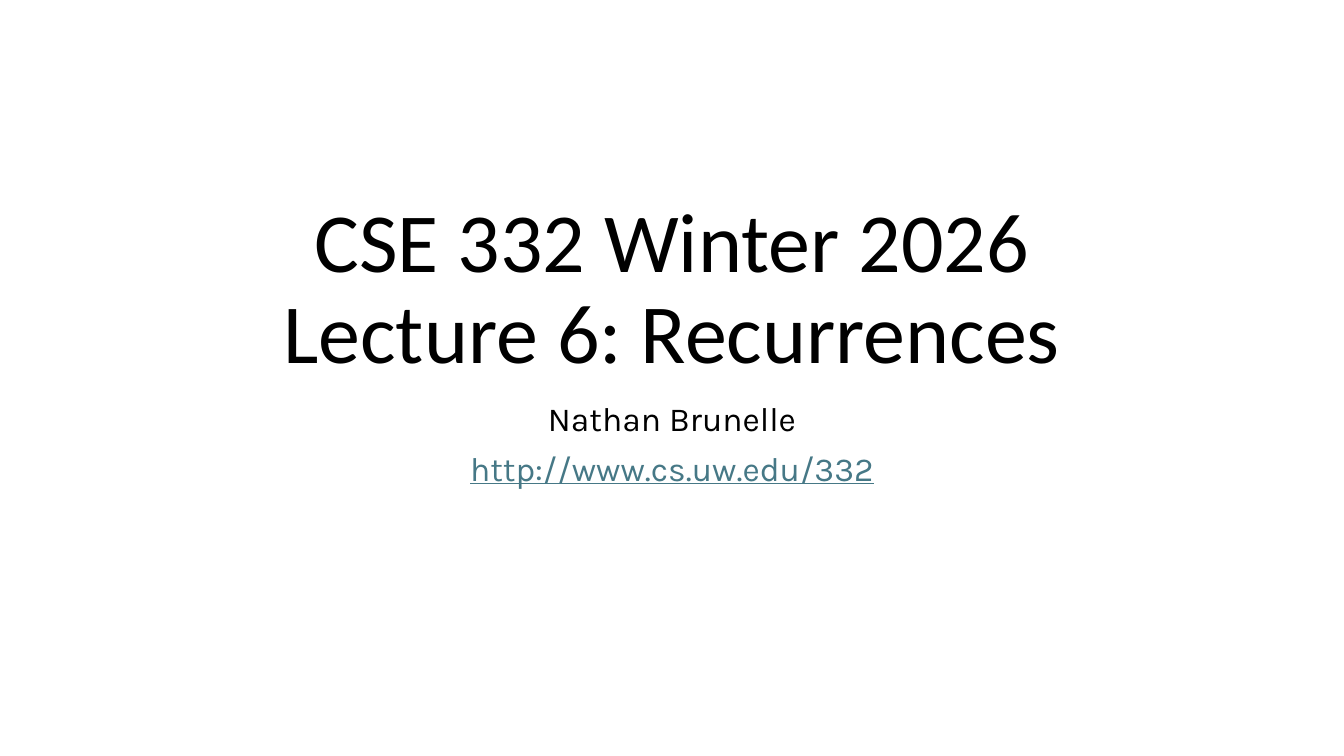
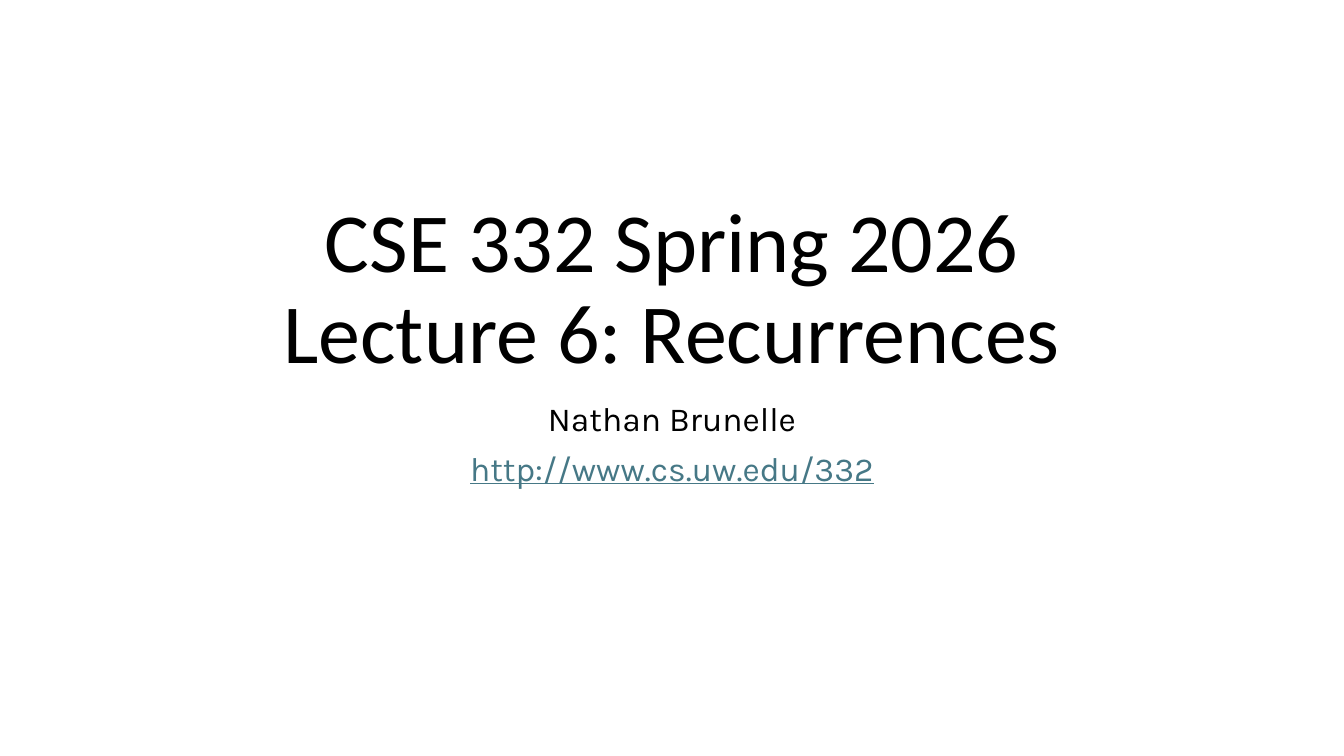
Before and after one commit to natebrunelle/cse332, a slide deck: slide 1 of demo_site/files/slides/lecture6_recurrences_inka.pptx. Drawn at 1344x756 pixels with LibreOffice and Linux fonts; fonts in the diff are those of the drawing. Boxes give left, top, right and bottom in pixels: in the first picture for what was removed or moved away, otherwise in the second. Text is boxed around its words. In the diff, an @@ line names an element or a change of style, - is before the commit and + after.

```diff
--- a/demo_site/files/slides/lecture6_recurrences_inka.pptx
+++ b/demo_site/files/slides/lecture6_recurrences_inka.pptx
@@ title at <box>283,214,1060,364</box>: text changed @@
-CSE 332 Winter 2026
-Lecture 6: Recurrences
+CSE 332 Spring 2026
+Lecture 6: Recurrences
```
Also in this commit, not shown: 16 other slides changed, 7 other files.
